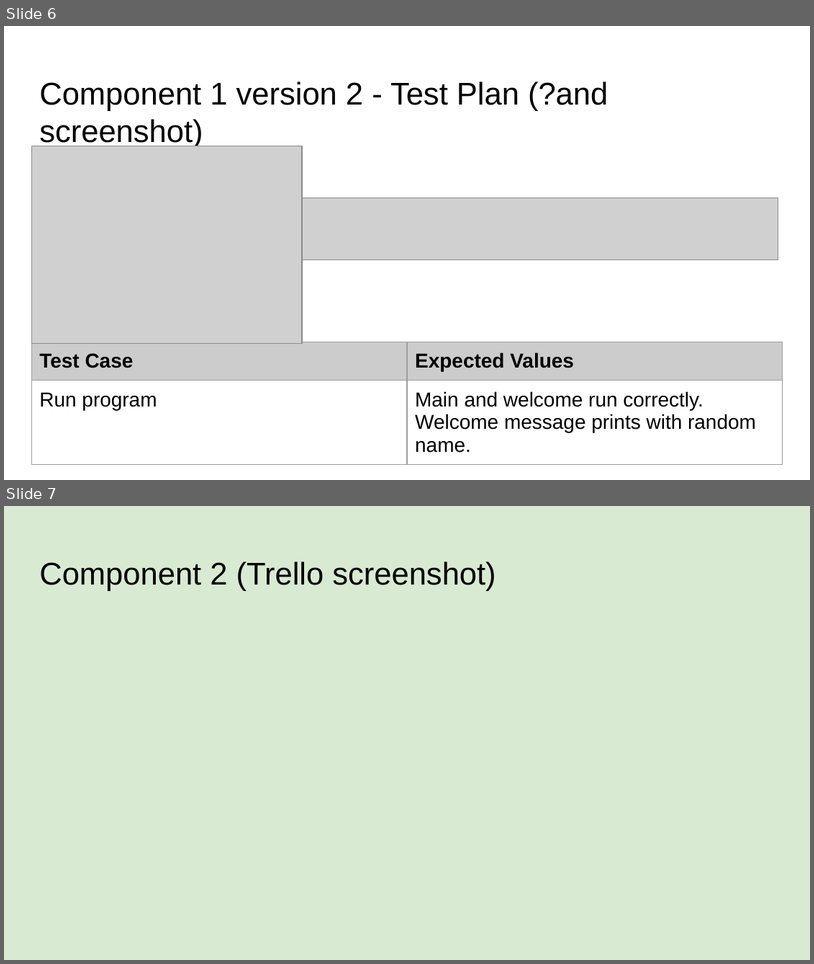
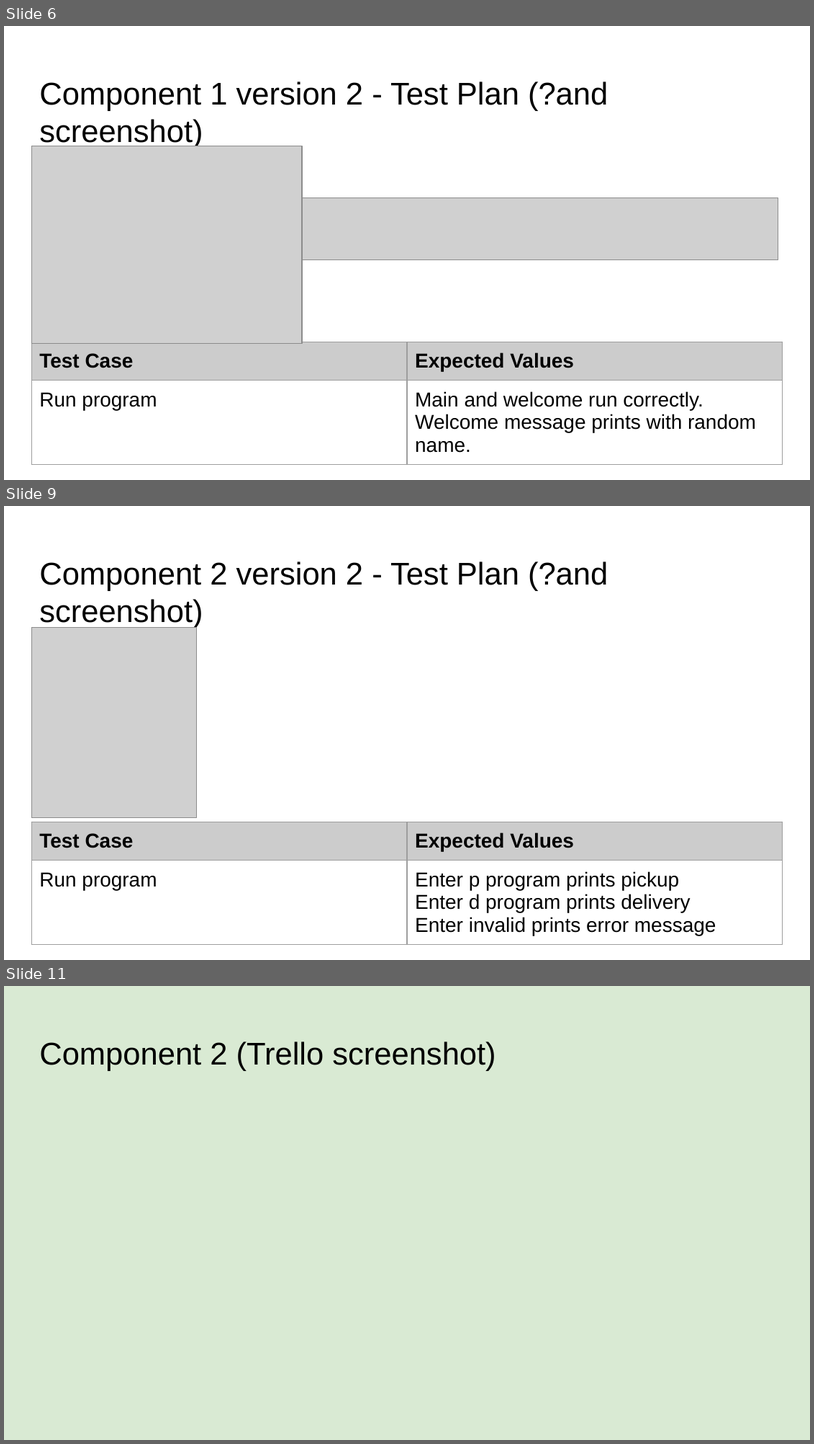
Before and after one commit to Luka-Timtam/Pizza-Bot, a slide deck: 022_91893+_+91897+Documentation.pptx. Shown one above the other, each under a label of ours: slides 6 and 7 before the commit, slides 6, 9 and 11 after it; the slides between them are not shown. The pictures are 814x964 and 814x1444 pixels, drawn with LibreOffice and Linux fonts; fonts in the diff are those of the drawing; grey boxes stand for pictures. Boxes give left, top, right and bottom in pixels: in the first picture for what was removed or moved away, otherwise in the second. Text is boxed around its words. In the diff, an @@ line names an element or a change of style, - is before the commit and + after.

```diff
--- a/022_91893+_+91897+Documentation.pptx
+++ b/022_91893+_+91897+Documentation.pptx
@@ slide 9 added at (4,506,810,960), background #FFFFFF @@
@@ title added at (39,561,608,628), 28 pt, text #000000 @@
+Component 2 version 2 - Test Plan (?and screenshot)
@@ picture added at (31,628,197,818) @@
@@ table added at (31,821,783,950), 2 rows, 2 columns @@
+Test Case | Expected Values
+Run program | Enter p program prints pickup / Enter d program prints delivery / Enter invalid prints error message
@@ what was slide 7 is now slide 11 @@
```
Also in this commit, not shown: 3 other slides added, 3 other files.
